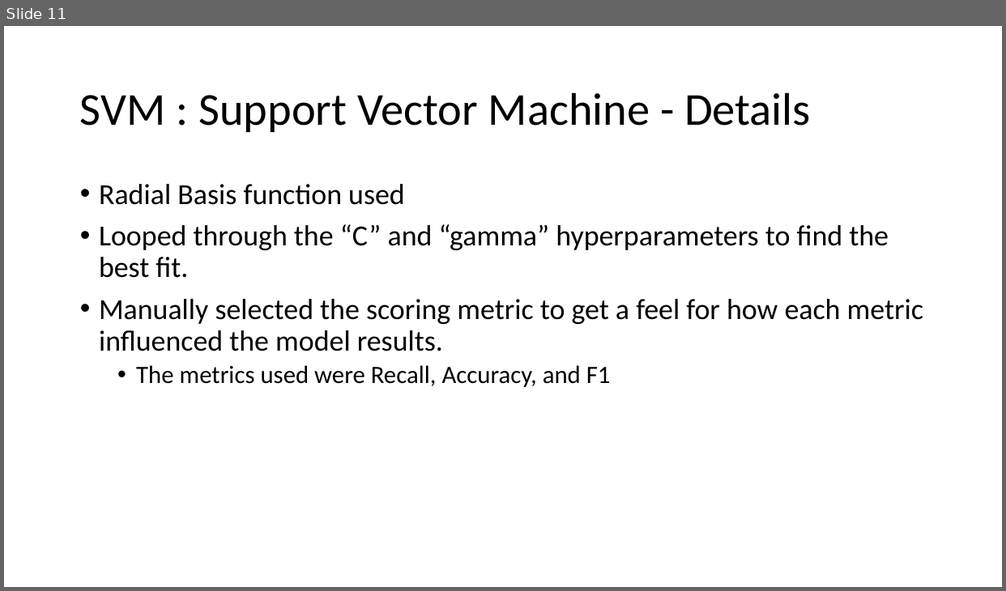
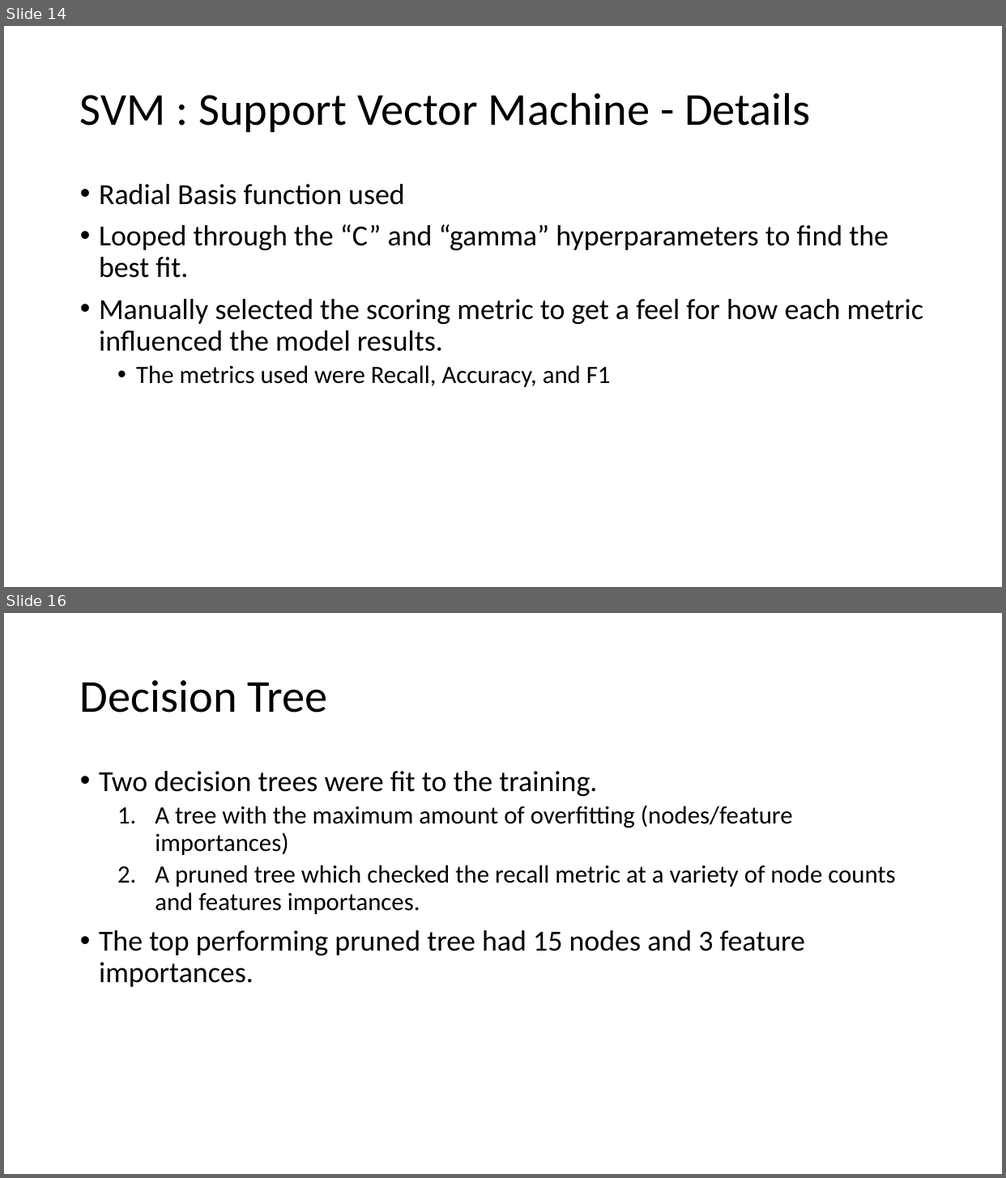
Before and after one commit to M-Matrona/IBM-Machine-Learning-Course, a slide deck: Course_3_Classification/Classification_Project_Heart_Disease_Prediction.pptx. Shown one above the other, each under a label of ours: slide 11 before the commit, slides 14 and 16 after it; the slides between them are not shown. The pictures are 1006x591 and 1006x1178 pixels, drawn with LibreOffice and Linux fonts; fonts in the diff are those of the drawing. Boxes give left, top, right and bottom in pixels: in the first picture for what was removed or moved away, otherwise in the second. Text is boxed around its words. In the diff, an @@ line names an element or a change of style, - is before the commit and + after.

```diff
--- a/Course_3_Classification/Classification_Project_Heart_Disease_Prediction.pptx
+++ b/Course_3_Classification/Classification_Project_Heart_Disease_Prediction.pptx
@@ slide 16 added at [4,613,1002,1174], background #FFFFFF @@
@@ title added at [80,680,328,713], 44 pt, text #000000 @@
+Decision Tree
@@ text added at [99,771,895,987], 24 pt, text #000000 @@
+• Two decision trees were fit to the training.
+  1. A tree with the maximum amount of overfitting (nodes/feature importances)
+  2. A pruned tree which checked the recall metric at a variety of node counts and features importances.
+• The top performing pruned tree had 15 nodes and 3 feature importances.
@@ what was slide 11 is now slide 14 @@
```
Also in this commit, not shown: 5 slides changed, 8 other slides added, 1 slide removed, 2 other files.
